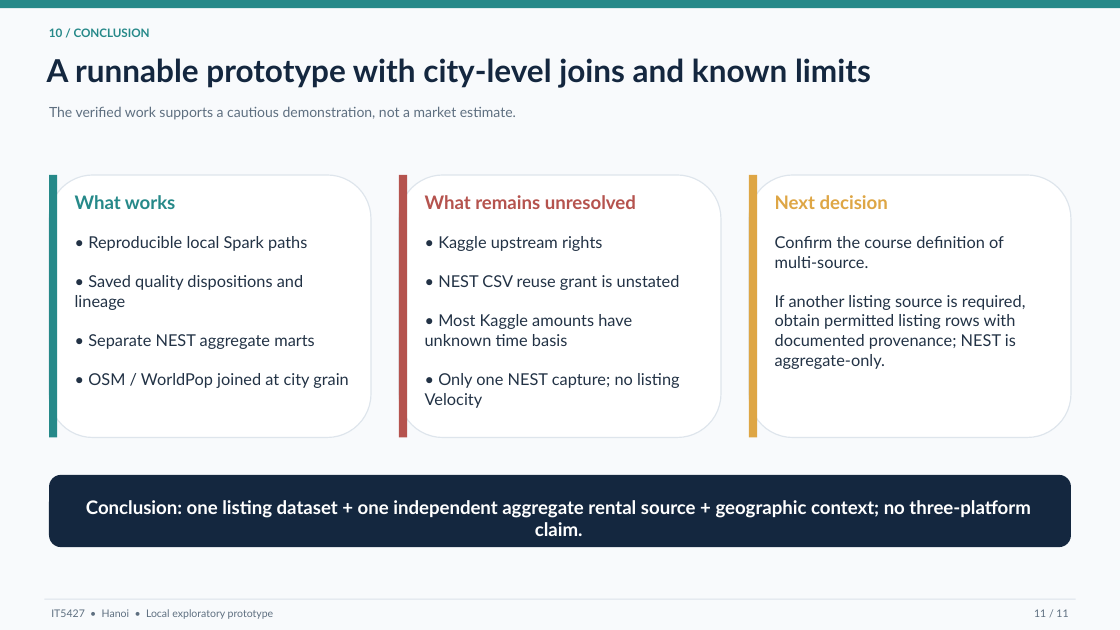
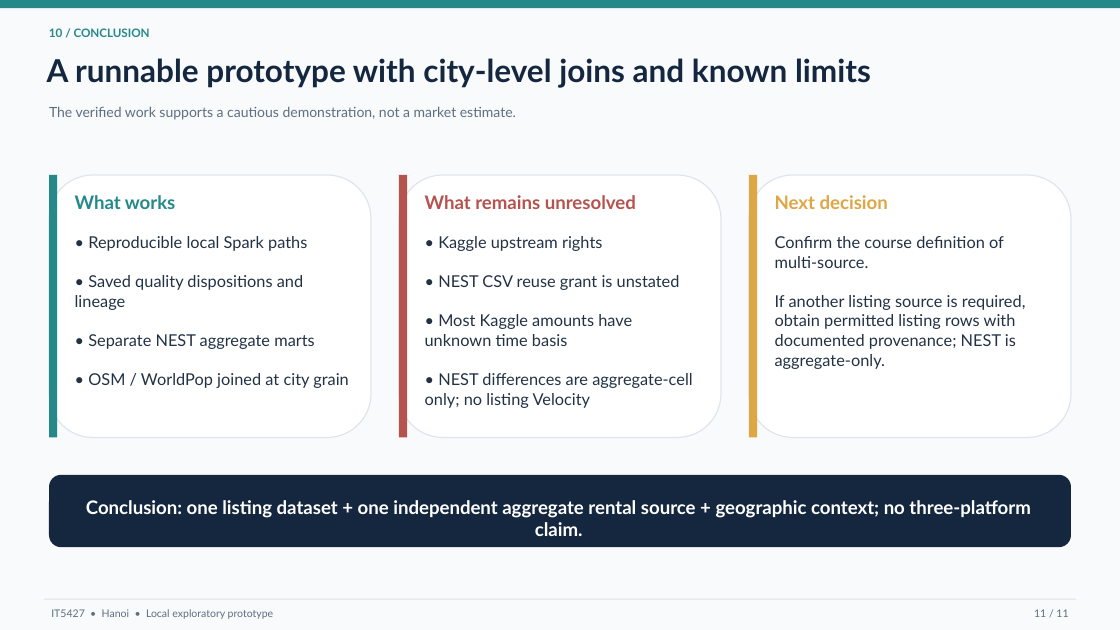
Before and after one commit to anhnd210020/apartment-rental-hanoi, a slide deck: slide 11 of docs/IT5427_final_presentation.pptx. Drawn at 1120x630 pixels with LibreOffice and Linux fonts; fonts in the diff are those of the drawing. Boxes give left, top, right and bottom in pixels: in the first picture for what was removed or moved away, otherwise in the second. Text is boxed around its words. In the diff, an @@ line names an element or a change of style, - is before the commit and + after.

Commit message:
Finalize Oct 29 submission audit and NEST comparison

```diff
--- a/docs/IT5427_final_presentation.pptx
+++ b/docs/IT5427_final_presentation.pptx
@@ text at [425, 236, 692, 408]: text changed @@
-• Kaggle upstream rights
-• NEST CSV reuse grant is unstated
-• Most Kaggle amounts have unknown time basis
-• Only one NEST capture; no listing Velocity
+• Kaggle upstream rights
+• NEST CSV reuse grant is unstated
+• Most Kaggle amounts have unknown time basis
+• NEST differences are aggregate-cell only; no listing Velocity
```
Also in this commit, not shown: 3 other slides changed, 43 other files.
